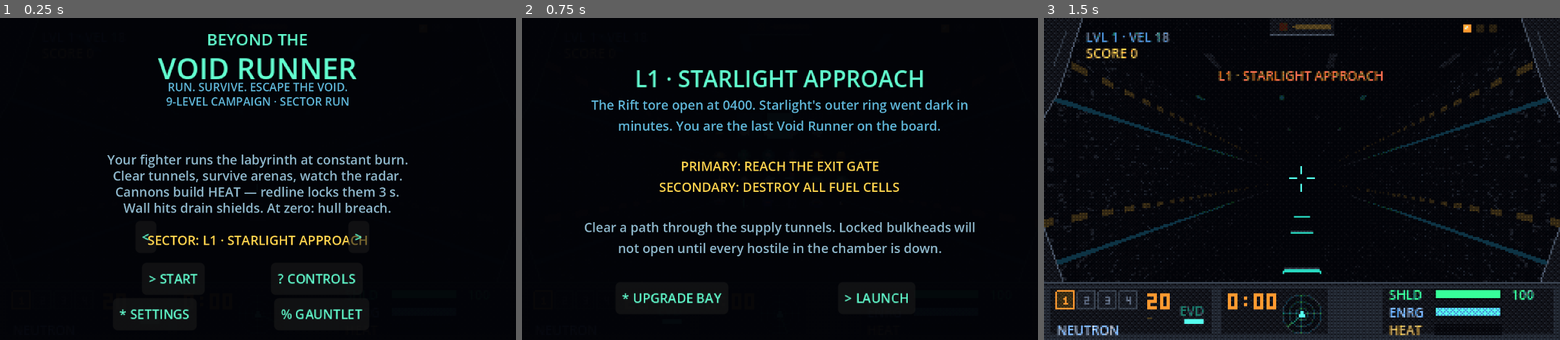
Above: before the commit, frames 1-3 (left to right).
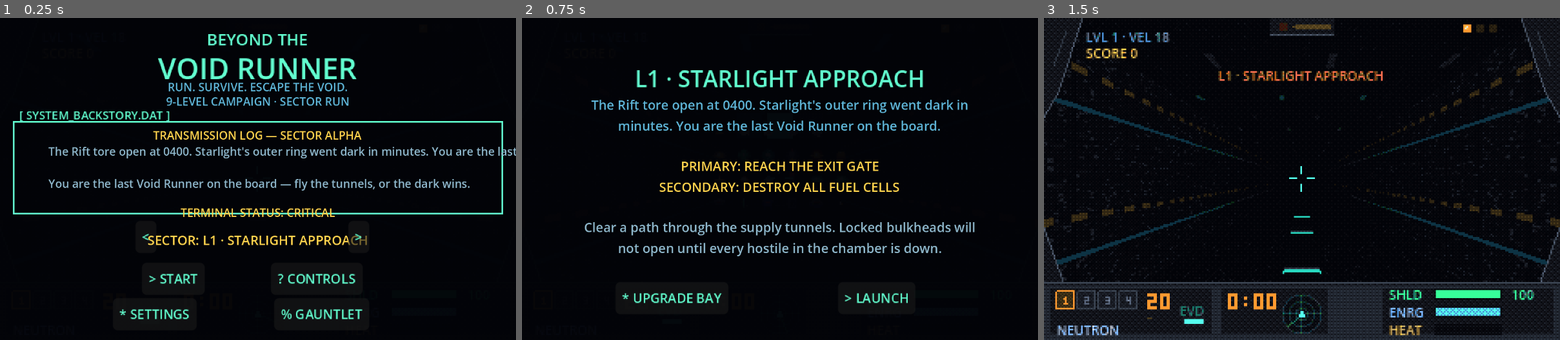
Above: after the commit, the same moments.

Repository: NCSTATEPACK16/VoidRunner
Game: Godot game, scene res://scenes/game.tscn
Same seed, same stepped clock (60 frames per second), same inputs: the game is played once before the commit and once after it.
Inputs:
- Up to frame 1 (0.25 s): no input
- Up to frame 2 (0.75 s): click "> START" at 0.5 s
- Up to frame 3 (1.5 s): click "> LAUNCH" at 1.25 s

The runs differ from the first frame. In frame 1, 7.2% of the frame differs, in the area x 2-100%, y 29-62%; in frame 2, nothing differs; in frame 3, nothing differs.

Commit message:
Add backstory bracket-box panel to start screen
Replaces the four flat flavor lines with a bordered
[ SYSTEM_BACKSTORY.DAT ] panel: a transmission-log subheading, the
Lore.story(0) line, one added connective sentence, and a status chip
— echoing the Figma page's boot-screen framing without contradicting
the game's real Rift/Starlight/Hive story.

Diff:
--- a/scripts/overlays.gd
+++ b/scripts/overlays.gd
@@ -200,10 +200,19 @@
 	_line(p, 38, "RUN. SURVIVE. ESCAPE THE VOID.", 7, Color("5fb6d8"))
 	_line(p, 47, "9-LEVEL CAMPAIGN · SECTOR RUN", 7, Color("5fb6d8"))
 	_high_label = _line(p, 56, "", 7, KEY_COL)
-	_line(p, 82, "Your fighter runs the labyrinth at constant burn.", 8, TEXT_COL)
-	_line(p, 92, "Clear tunnels, survive arenas, watch the radar.", 8, TEXT_COL)
-	_line(p, 102, "Cannons build HEAT — redline locks them 3 s.", 8, TEXT_COL)
-	_line(p, 112, "Wall hits drain shields. At zero: hull breach.", 8, TEXT_COL)
+	_box(p, Rect2(8, 64, 304, 58), TITLE_COL, "SYSTEM_BACKSTORY.DAT")
+	_line(p, 68, "TRANSMISSION LOG — SECTOR ALPHA", 7, KEY_COL)
+	var _story_l := _line(p, 78, Lore.story(0), 7, TEXT_COL)
+	_story_l.position.x = 30
+	_story_l.size = Vector2(260, 24) * 2   # _line labels are 2x-size, 0.5-scale
+	_story_l.autowrap_mode = TextServer.AUTOWRAP_WORD_SMART
+	var _flavor_l := _line(p, 98,
+		"You are the last Void Runner on the board — fly the tunnels, or the dark wins.",
+		7, TEXT_COL)
+	_flavor_l.position.x = 30
+	_flavor_l.size = Vector2(260, 24) * 2
+	_flavor_l.autowrap_mode = TextServer.AUTOWRAP_WORD_SMART
+	_line(p, 116, "TERMINAL STATUS: CRITICAL", 7, KEY_COL)
 	_button(p, Vector2(84, 126), "<", func() -> void: _adjust_sector(-1))
 	_sector_label = _line(p, 132, "", 8, KEY_COL)
 	_button(p, Vector2(216, 126), ">", func() -> void: _adjust_sector(1))
